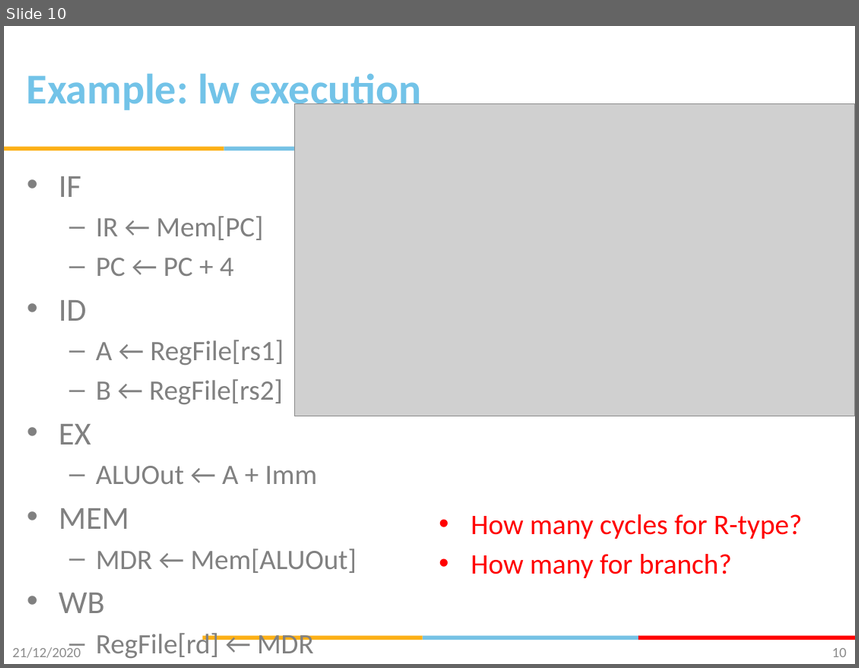
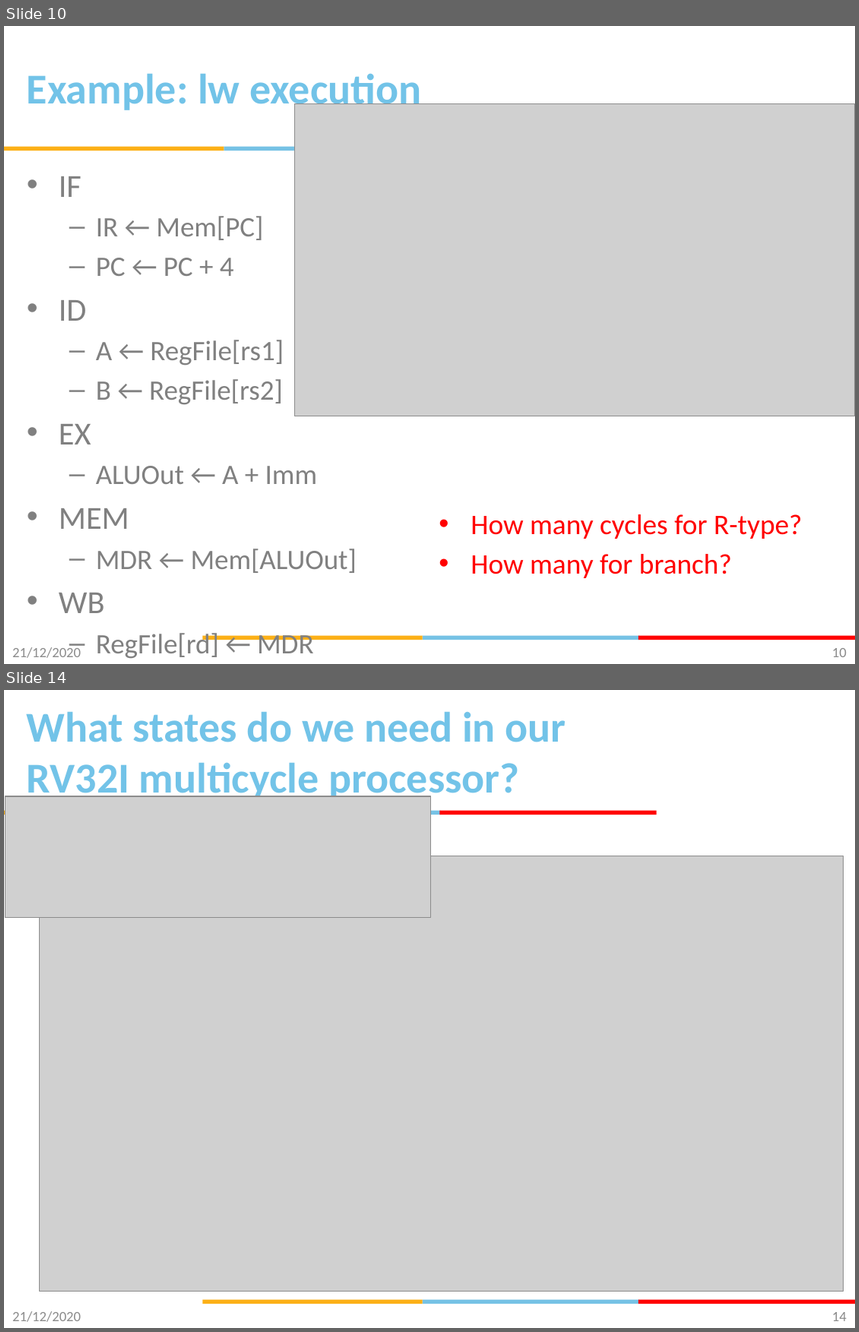
Before and after one commit to gsaurabhr-teaching/cs-f342-material, a slide deck: Lec-12-13-multi-cycle-cpu.pptx. Shown one above the other, each under a label of ours: slide 10 before the commit, slides 10 and 14 after it; the slides between them are not shown. The pictures are 859x668 and 859x1332 pixels, drawn with LibreOffice and Linux fonts; fonts in the diff are those of the drawing; grey boxes stand for pictures; background and template pictures are left out. Boxes give left, top, right and bottom in pixels: in the first picture for what was removed or moved away, otherwise in the second. Text is boxed around its words. In the diff, an @@ line names an element or a change of style, - is before the commit and + after.

```diff
--- a/Lec-12-13-multi-cycle-cpu.pptx
+++ b/Lec-12-13-multi-cycle-cpu.pptx
@@ slide 14 added at (4, 690, 855, 1328), background #FFFFFF; not listed: 5 template elements that a slide beside it also shows @@
@@ title added at (27, 711, 566, 802), 36 pt, text #72C3E8, bold @@
+What states do we need in our RV32I multicycle processor?
@@ picture added at (5, 796, 430, 917) @@
@@ rectangle added at (439, 811, 657, 815), fill #FF0000 @@
@@ picture added at (40, 856, 844, 1292) @@
@@ text added at (12, 1312, 81, 1322), 12 pt, text #8C8C8C @@
+21/12/2020
@@ page number added at (832, 1312, 847, 1322), 12 pt, text #898989 @@
+14
```
Also in this commit, not shown: 2 slides changed, 5 other slides added.
